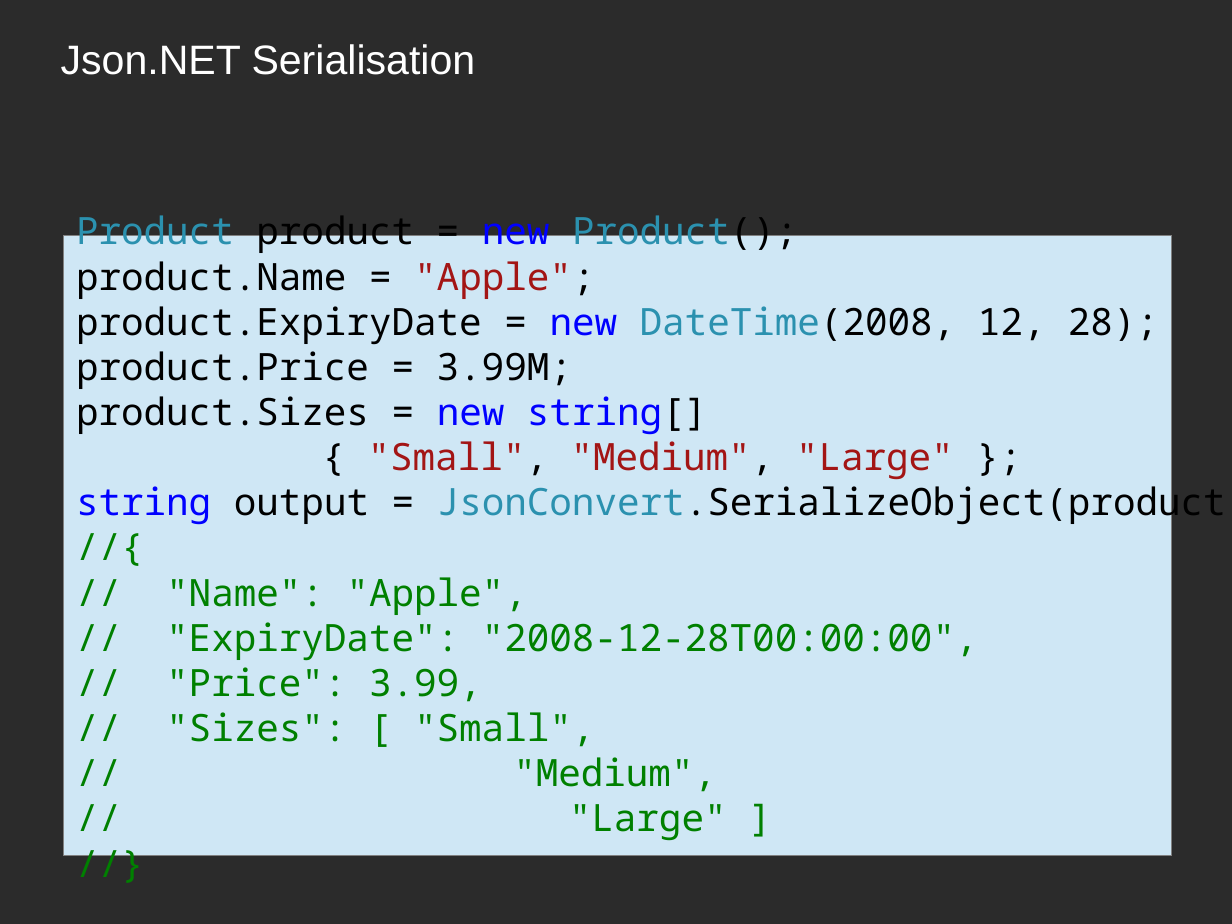
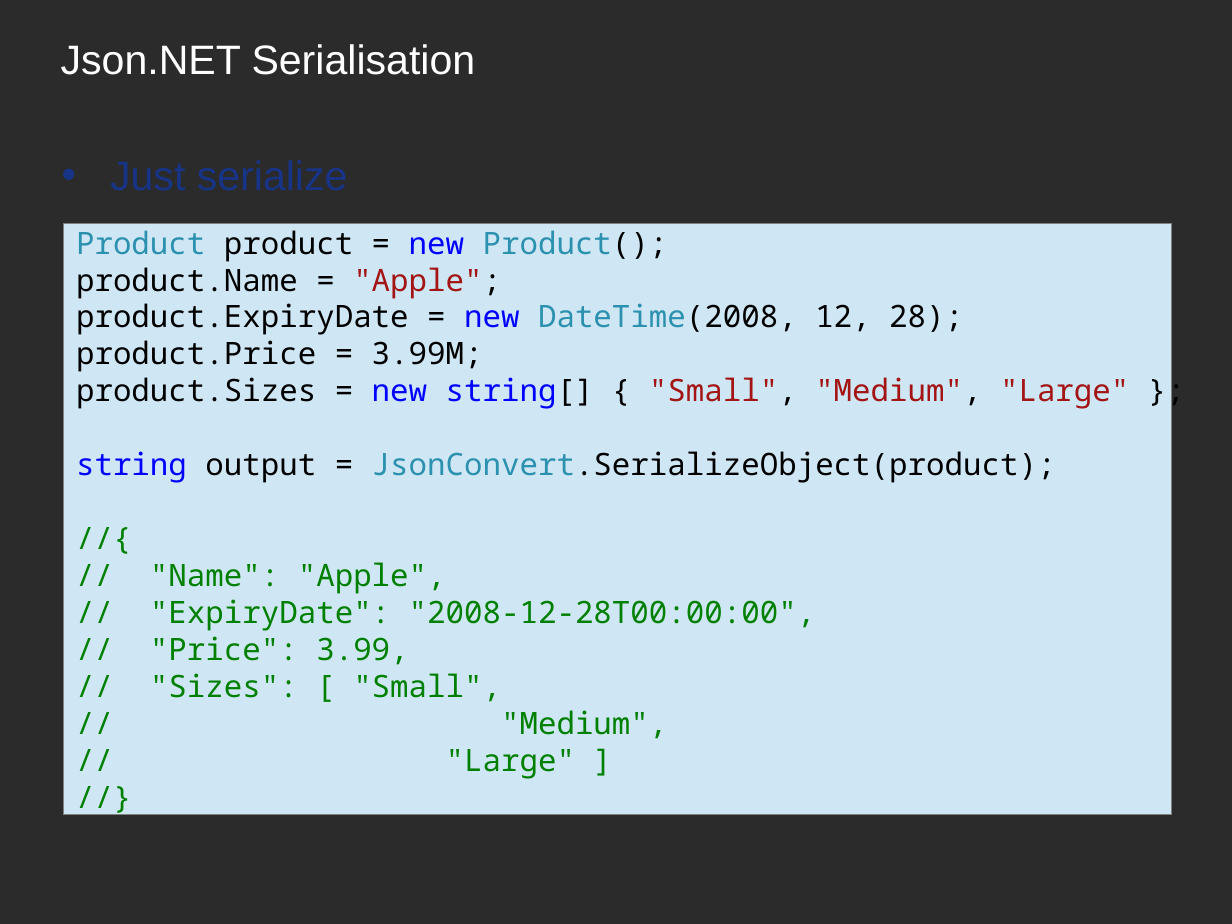
Before and after one commit to Timothep/MarathonWOShoes, a slide deck: slide 19 of BarefootMarathon.odp (slide 18 before the commit). Drawn at 1232x924 pixels with LibreOffice and Linux fonts; fonts in the diff are those of the drawing; background and template pictures are left out; a plain dark background stands for a picture behind light text. Boxes give left, top, right and bottom in pixels: in the first picture for what was removed or moved away, otherwise in the second. Text is boxed around its words. In the diff, an @@ line names an element or a change of style, - is before the commit and + after.

```diff
--- a/BarefootMarathon.odp
+++ b/BarefootMarathon.odp
@@ text added at (62, 149, 1170, 827), 24 pt, text #173486 @@
+• Just serialize
@@ rectangle "Product product = new Product();": place and size @@
-rectangle "Product product = new Product();" at (64, 237, 1172, 856)
+rectangle "Product product = new Product();" at (64, 223, 1172, 814)
@@ text in rectangle at (76, 230, 1056, 779): size 22 to 18 pt in "Product product = new Product();", "product.Name = "Apple";", "product.ExpiryDate = new DateTime(2008, 12, 28);", "product.Price = 3.99M;" and 9 more places @@
@@ text in rectangle at (76, 377, 1129, 409): text changed; size 22 to 18 pt @@
-product.Sizes = new string[]
-{ "Small", "Medium", "Large" };
+product.Sizes = new string[] { "Small", "Medium", "Large" };
```
Also in this commit, not shown: 23 other slides changed, 3 slides added, 3 slides removed, 4 other files.
